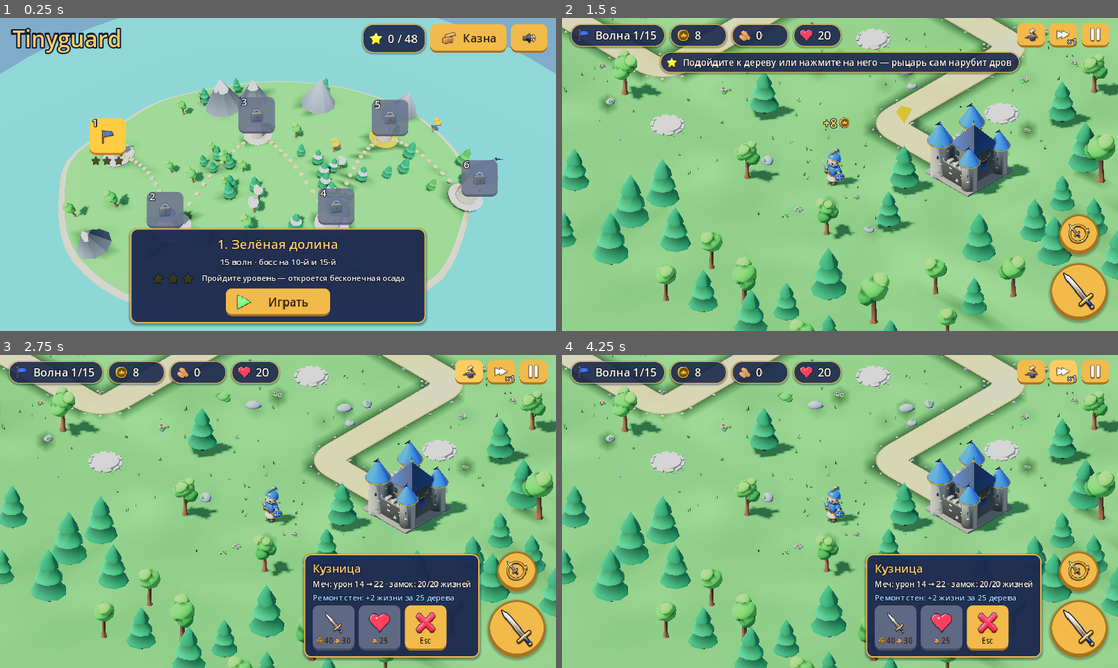
Above: before the commit, frames 1-4 (two rows, left to right).
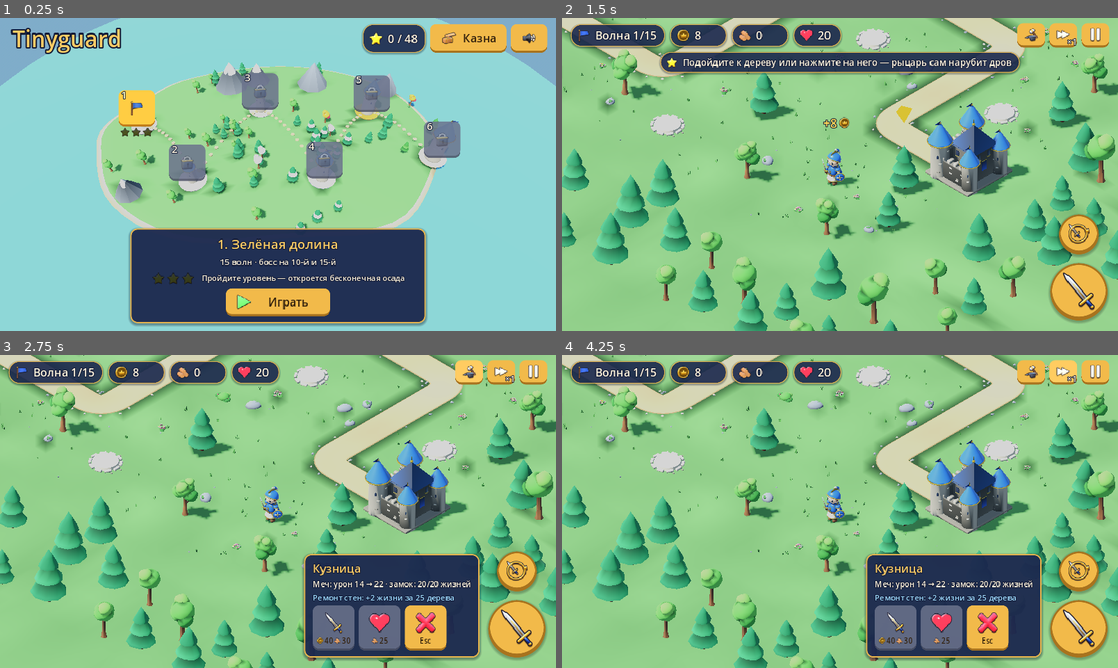
Above: after the commit, the same moments.

Repository: glebanya13/tinyguard
Game: Godot game, scene res://scenes/level_select.tscn
The game is run twice, just before and just after one commit, with the same random seed, the same clock (stepped at 60 frames per second) and the same inputs.
Inputs (mouse positions are in pixels of both pictures, inside the frame that each line leads up to):
- Up to frame 1 (0.25 s): no input
- Up to frame 2 (1.5 s): click "Играть" at 0.5 s; click (990, 36) at 1.25 s
- Up to frame 3 (2.75 s): click (467, 373) at 2 s
- Up to frame 4 (4.25 s): click "×1" at 2.75 s; click "×2" at 3.5 s

The runs differ from the first frame. In frame 1, 25% of the frame differs, in the area x 0-100%, y 0-91%; in frame 2, less than 0.1%; in frame 3, less than 0.1%; in frame 4, less than 0.1%.

Commit message:
Levels 4-6 built (winter, autumn, desert), solid convex colliders (hero no longer slips into bushes), walk grid checks hero width and replans when snagged, balance sim knows bats/shields/lightning, docs, version 0.4.0
Co-Authored-By: Claude Opus 5.5 <noreply@anthropic.com>
Claude-Session: https://claude.ai/code/session_01Jn6C1T23zeB4fAt7EFLmDy

Diff:
--- a/project.godot
+++ b/project.godot
@@ -12,7 +12,7 @@
 
 config/name="Tinyguard"
 config/description="Lightweight low-poly 3D tower defense for Android."
-config/version="0.3.0"
+config/version="0.4.0"
 run/main_scene="res://scenes/level_select.tscn"
 config/features=PackedStringArray("4.3", "GL Compatibility")
 config/icon="res://icon.png"
--- a/resources/levels.json
+++ b/resources/levels.json
@@ -50,7 +50,7 @@
       "biome": "winter",
       "bounds": [-15, -10, 30, 20],
       "start": {"gold": 0, "wood": 0, "lives": 12},
-      "waves": {"count": 30, "first_delay": 30, "between": 25, "boss_every": 10, "boss_last": true, "count_base": 6, "count_step": 0.9, "hp_mult": 1.0, "hp_growth": 1.1, "fast_from": 3, "tank_from": 6, "bat_from": 4, "shield_from": 7, "interval": 1.2, "interval_min": 0.42},
+      "waves": {"count": 30, "first_delay": 30, "between": 25, "boss_every": 10, "boss_last": true, "count_base": 6, "count_step": 0.9, "hp_mult": 1.0, "hp_growth": 1.09, "fast_from": 3, "tank_from": 6, "bat_from": 4, "shield_from": 7, "interval": 1.2, "interval_min": 0.42},
       "path": [[-15.2, 0], [-9, 0], [-9, -7], [0, -7], [0, 7], [9, 7], [9, -4], [12.5, -4]],
       "castle": [13.7, -4],
       "hero": [11.6, -7.2],
@@ -78,7 +78,7 @@
       "biome": "desert",
       "bounds": [-15, -10, 30, 20],
       "start": {"gold": 0, "wood": 0, "lives": 10},
-      "waves": {"count": 40, "first_delay": 30, "between": 25, "boss_every": 10, "boss_last": true, "count_base": 6, "count_step": 0.8, "hp_mult": 1.0, "hp_growth": 1.088, "fast_from": 2, "tank_from": 4, "bat_from": 3, "shield_from": 4, "interval": 1.1, "interval_min": 0.38},
+      "waves": {"count": 40, "first_delay": 30, "between": 25, "boss_every": 10, "boss_last": true, "count_base": 6, "count_step": 0.8, "hp_mult": 1.0, "hp_growth": 1.097, "fast_from": 2, "tank_from": 4, "bat_from": 3, "shield_from": 4, "interval": 1.1, "interval_min": 0.38},
       "path": [[-15.2, 8], [12, 8], [12, 3], [-12, 3], [-12, -2], [12, -2], [12, -7], [-10, -7]],
       "castle": [-11.2, -7],
       "hero": [-8.5, -9.2],
--- a/scenes/level_select.tscn
+++ b/scenes/level_select.tscn
@@ -50,7 +50,7 @@
 directional_shadow_max_distance = 40.0
 
 [node name="Camera" type="Camera3D" parent="."]
-transform = Transform3D(1, 0, 0, 0, 0.615661, 0.788011, 0, -0.788011, 0.615661, 0, 14.5, 11.5)
+transform = Transform3D(1, 0, 0, 0, 0.615661, 0.788011, 0, -0.788011, 0.615661, 0, 16.0, 15.5)
 fov = 50.0
 current = true
 
--- a/scripts/hero.gd
+++ b/scripts/hero.gd
@@ -66,6 +66,7 @@
 var _order_target: Vector3 = Vector3.ZERO
 ## Remaining corners of the route to _order_target (the target is last).
 var _waypoints: PackedVector3Array = PackedVector3Array()
+var _replanned: bool = false
 var _order_reach: float = 0.1
 var _on_arrive: Callable = Callable()
 var _stuck_time: float = 0.0
@@ -122,6 +123,7 @@
 func move_to(target: Vector3, reach: float = 0.1, on_arrive: Callable = Callable()) -> void:
 	cancel_order()  # a new order replaces the old one (listeners hear it end)
 	_has_order = true
+	_replanned = false
 	_order_target = Vector3(target.x, 0.0, target.z)
 	_waypoints = (
 		walk_grid.find_path(global_position, _order_target) if walk_grid else PackedVector3Array()
@@ -327,10 +329,20 @@
 	if distance < _last_distance - 0.01:
 		_last_distance = distance
 		_stuck_time = 0.0
-	else:
-		_stuck_time += delta
-		if _stuck_time > stuck_timeout:
-			cancel_order()
+		return
+	_stuck_time += delta
+	if _stuck_time <= stuck_timeout:
+		return
+	if not _replanned and walk_grid:
+		# Snagged on an obstacle: plan once more from here before giving up.
+		_replanned = true
+		_stuck_time = 0.0
+		_last_distance = INF
+		_waypoints = walk_grid.find_path(global_position, _order_target)
+		if not _waypoints.is_empty():
+			_waypoints.remove_at(_waypoints.size() - 1)
+		return
+	cancel_order()
 
 
 ## Length of the route after the next corner.
--- a/scripts/walk_grid.gd
+++ b/scripts/walk_grid.gd
@@ -9,6 +9,8 @@
 const CLEARANCE := 0.34
 ## Distance between samples when checking a straight line for obstacles.
 const LINE_STEP := 0.2
+## Half width of the corridor a shortcut must keep free (about the hero's radius).
+const LINE_HALF_WIDTH := 0.3
 
 var _astar := AStarGrid2D.new()
 var _origin := Vector2.ZERO
@@ -26,7 +28,7 @@
 	_astar.update()
 	var shape := CylinderShape3D.new()
 	shape.radius = CLEARANCE
-	shape.height = 1.0
+	shape.height = 1.1  # same span as the hero capsule: from the ground up
 	var query := PhysicsShapeQueryParameters3D.new()
 	query.shape = shape
 	query.collision_mask = mask
@@ -34,7 +36,7 @@
 	for x in cells.x:
 		for y in cells.y:
 			var p: Vector2 = _cell_center(Vector2i(x, y))
-			query.transform = Transform3D(Basis.IDENTITY, Vector3(p.x, 0.6, p.y))
+			query.transform = Transform3D(Basis.IDENTITY, Vector3(p.x, 0.55, p.y))
 			if not space.intersect_shape(query, 1).is_empty():
 				_astar.set_point_solid(Vector2i(x, y))
 
@@ -96,10 +98,17 @@
 	return _astar.is_in_boundsv(cell) and not _astar.is_point_solid(cell)
 
 
+## Straight walk check with the hero's width: the centre line and two lines
+## shifted sideways must all stay on free cells (no cutting past trunks).
 func _line_free(a: Vector2, b: Vector2) -> bool:
-	var steps: int = maxi(1, ceili(a.distance_to(b) / LINE_STEP))
+	var length: float = a.distance_to(b)
+	if length < 0.001:
+		return true
+	var side: Vector2 = (b - a).orthogonal().normalized() * LINE_HALF_WIDTH
+	var steps: int = maxi(1, ceili(length / LINE_STEP))
 	for k in range(1, steps):
-		if not is_free(a.lerp(b, float(k) / steps)):
+		var p: Vector2 = a.lerp(b, float(k) / steps)
+		if not (is_free(p) and is_free(p + side) and is_free(p - side)):
 			return false
 	return true
 
Binary file changed: assets/models/cannonball.glb
Binary file changed: assets/models/castle.glb
Binary file changed: assets/models/frost_shard.glb
Binary file changed: assets/models/level_1_decor.glb
Binary file changed: assets/models/level_1_forest.glb
Binary file changed: assets/models/level_1_terrain.glb
Binary file changed: assets/models/level_2_decor.glb
Binary file changed: assets/models/level_2_forest.glb
Binary file changed: assets/models/level_2_terrain.glb
Binary file changed: assets/models/level_3_decor.glb
Binary file changed: assets/models/level_3_forest.glb
Binary file changed: assets/models/level_3_terrain.glb
(and 34 more such lines)
